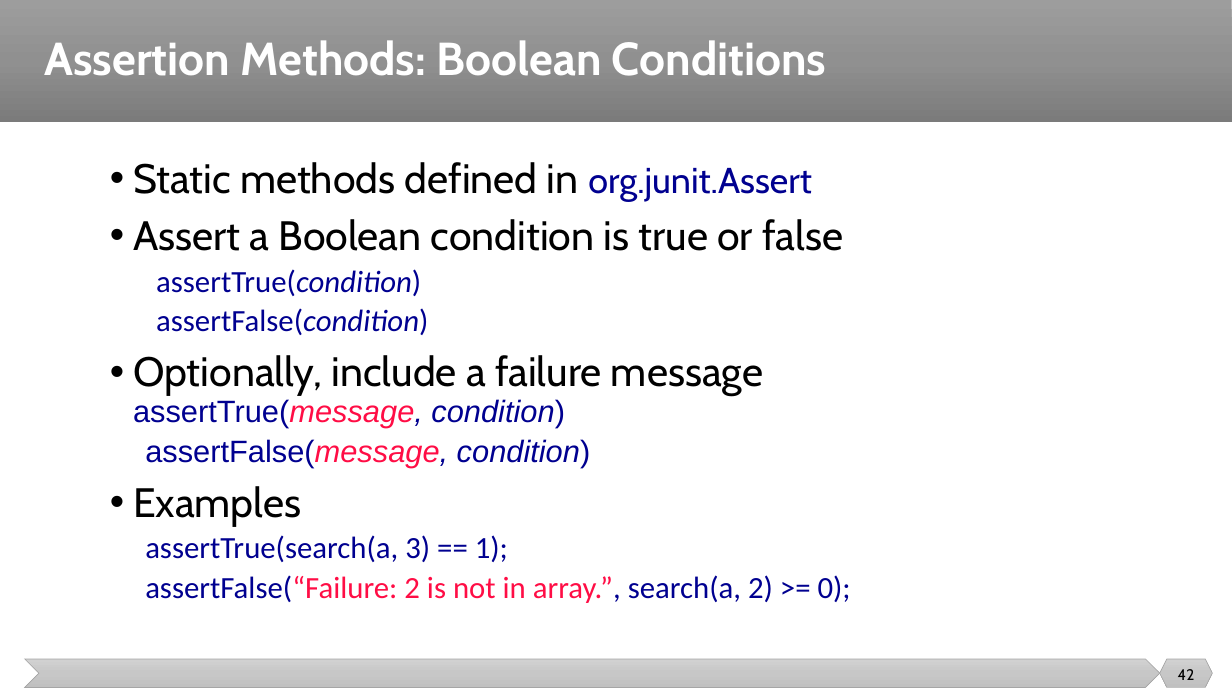
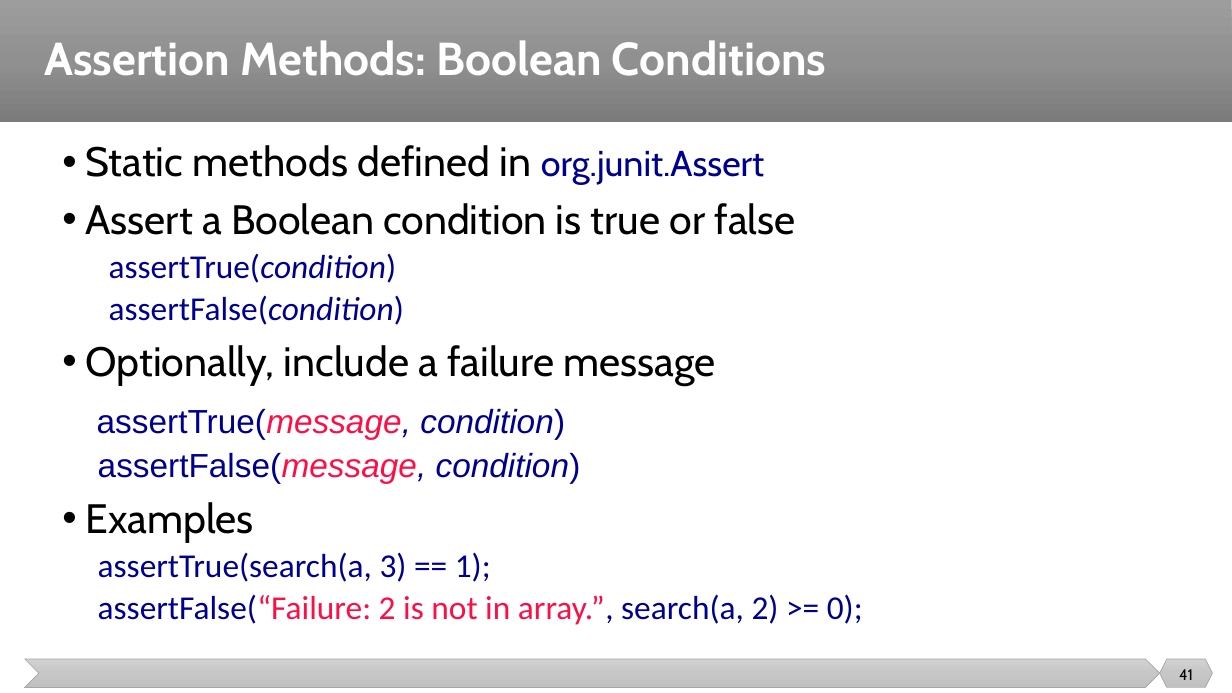
Before and after one commit to malenezi/malenezi, a slide deck: slide 41 of SE401/Lectures/6-Unit Testing and Junit/Unit Testing and JUnit.pptx (slide 42 before the commit). Drawn at 1232x693 pixels with LibreOffice and Linux fonts; fonts in the diff are those of the drawing. Boxes give left, top, right and bottom in pixels: in the first picture for what was removed or moved away, otherwise in the second. Text is boxed around its words. In the diff, an @@ line names an element or a change of style, - is before the commit and + after.

```diff
--- a/SE401/Lectures/6-Unit Testing and Junit/Unit Testing and JUnit.pptx
+++ b/SE401/Lectures/6-Unit Testing and Junit/Unit Testing and JUnit.pptx
@@ text "Static methods defined in org.junit.Assert": place and size @@
-text "Static methods defined in org.junit.Assert" at (133,162,851,603)
+text "Static methods defined in org.junit.Assert" at (86,145,863,625)
@@ text at (98,253,863,625): size 24 to 26 pt in "assertTrue(condition)", "assertFalse(condition)", "assertFalse(message, condition)", "assertTrue(search(a, 3) == 1);" and 1 more places @@
@@ text at (86,345,715,439): text changed @@
-• Optionally, include a failure message assertTrue(message, condition)
+• Optionally, include a failure message
+assertTrue(message, condition)
@@ page number at (1179,669,1193,680): text changed @@
-42
+41
```
Also in this commit, not shown: 13 other slides changed, 4 slides removed, 6 other files.
